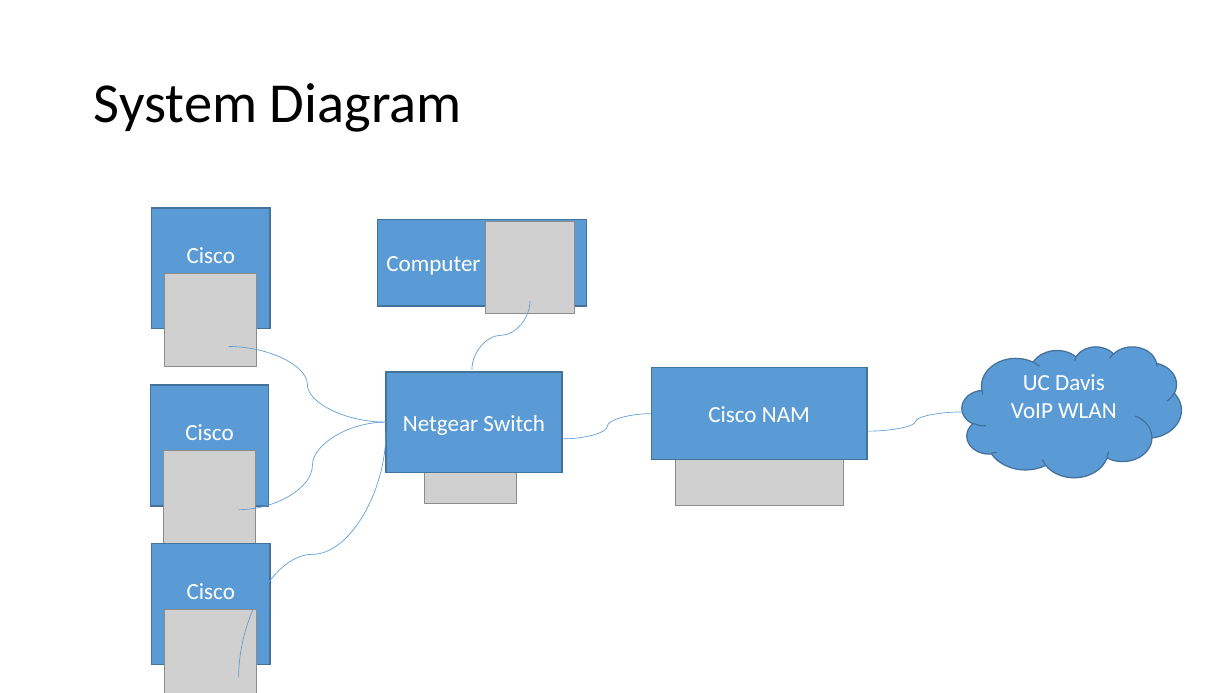
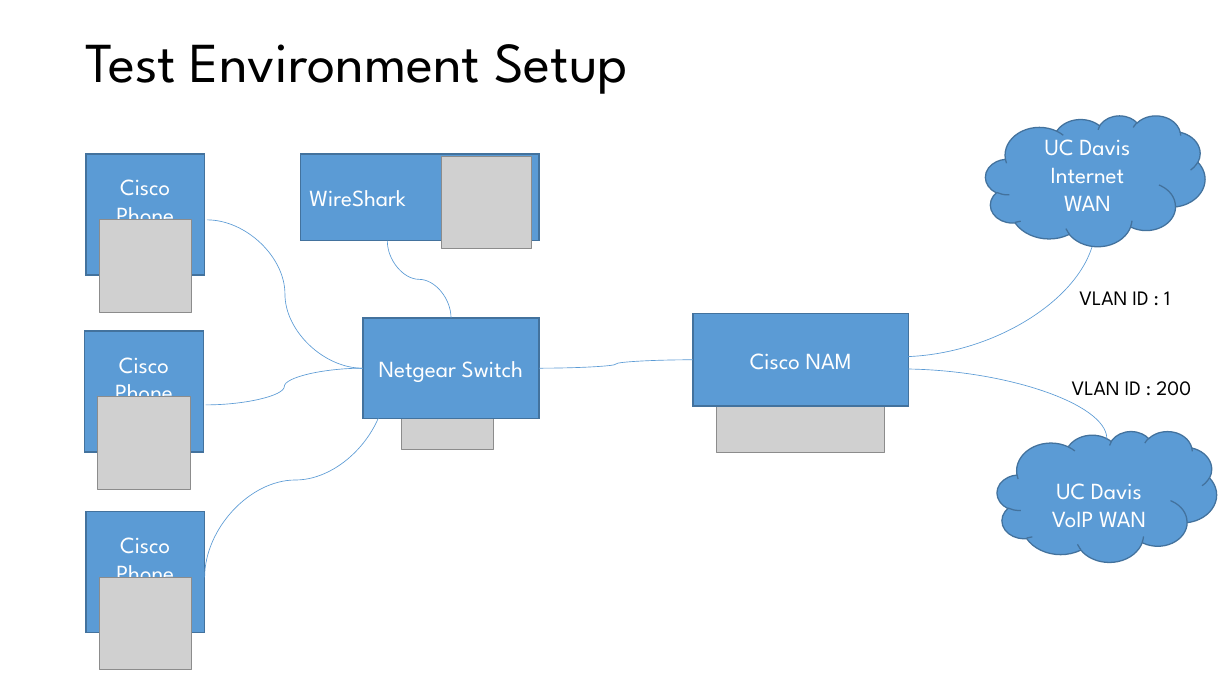
Before and after one commit to meongithub/ecs289M, a slide deck: slide 2 of weekly_dashboard/dashboard-04-20.pptx (slide 3 before the commit). Drawn at 1232x693 pixels with LibreOffice and Linux fonts; fonts in the diff are those of the drawing; grey boxes stand for pictures. Boxes give left, top, right and bottom in pixels: in the first picture for what was removed or moved away, otherwise in the second. Text is boxed around its words. In the diff, an @@ line names an element or a change of style, - is before the commit and + after.

```diff
--- a/weekly_dashboard/dashboard-04-20.pptx
+++ b/weekly_dashboard/dashboard-04-20.pptx
@@ title at <box>85,44,628,94</box>: text changed; font Calibri to League Spartan @@
-System Diagram
+Test Environment Setup
@@ cloud added at <box>986,116,1206,247</box>, fill #5B9BD5, outline #43739E 1 pt, 18 pt, text #FFFFFF @@
+UC Davis Internet WAN
@@ rectangle "Cisco Phone": place and size @@
-rectangle "Cisco Phone" at <box>152,208,270,329</box>
+rectangle "Cisco Phone" at <box>86,154,204,275</box>
@@ rectangle "WireShark": place and size @@
-rectangle "WireShark" at <box>377,219,586,306</box>
+rectangle "WireShark" at <box>300,154,539,241</box>
@@ picture added at <box>442,156,531,249</box> @@
@@ text in rectangle at <box>309,190,405,207</box>: text changed; font Calibri to League Spartan @@
-Computer
+WireShark
@@ picture added at <box>99,220,191,312</box> @@
@@ curved line moved from (229, 347) - (386, 422) to (207, 220) - (363, 369) @@
@@ picture removed at <box>485,222,575,314</box> @@
@@ curved line moved from (869, 432) - (963, 412) to (899, 357) - (1095, 226) @@
@@ curved line moved from (531, 301) - (472, 370) to (387, 241) - (451, 318) @@
@@ picture removed at <box>165,274,257,366</box> @@
@@ text added at <box>1079,291,1170,305</box>, 16 pt, text #000000 @@
+VLAN ID : 1
@@ rectangle "Netgear Switch": place and size @@
-rectangle "Netgear Switch" at <box>386,372,563,472</box>
+rectangle "Netgear Switch" at <box>363,318,540,419</box>
@@ rectangle "Cisco NAM": place and size @@
-rectangle "Cisco NAM" at <box>652,368,867,460</box>
+rectangle "Cisco NAM" at <box>693,313,909,406</box>
@@ font Calibri to League Spartan in 5 elements at <box>363,318,540,419</box>, <box>86,512,204,633</box>, <box>693,313,909,406</box>, <box>86,154,204,275</box>, <box>85,331,203,452</box> @@
@@ rectangle "Cisco Phone": place and size @@
-rectangle "Cisco Phone" at <box>151,385,269,506</box>
+rectangle "Cisco Phone" at <box>85,331,203,452</box>
@@ picture added at <box>402,357,494,449</box> @@
@@ curved line moved from (238, 677) - (386, 432) to (204, 578) - (386, 383) @@
@@ curved line moved from (238, 510) - (386, 422) to (206, 405) - (363, 369) @@
@@ curved line moved from (564, 439) - (652, 414) to (539, 369) - (693, 360) @@
@@ curved line added from (901, 369) to (1107, 439), #5B9BD5 0.5 pt @@
@@ text added at <box>1072,381,1191,395</box>, 16 pt, text #000000 @@
+VLAN ID : 200
@@ picture added at <box>98,397,190,490</box> @@
@@ picture removed at <box>425,411,518,504</box> @@
@@ picture: place and size @@
-picture at <box>676,455,844,506</box>
+picture at <box>717,400,885,452</box>
@@ cloud "UC Davis VoIP WAN": place and size @@
-cloud "UC Davis VoIP WAN" at <box>962,347,1182,478</box>
+cloud "UC Davis VoIP WAN" at <box>997,432,1217,563</box>
@@ cloud "UC Davis VoIP WAN" at <box>997,432,1217,563</box>: vertical alignment middle to bottom @@
@@ picture removed at <box>164,451,256,543</box> @@
@@ text in cloud at <box>1052,483,1146,527</box>: text changed; font Calibri to League Spartan @@
-UC Davis VoIP WLAN
+UC Davis VoIP WAN
@@ rectangle "Cisco Phone": place and size @@
-rectangle "Cisco Phone" at <box>152,543,270,665</box>
+rectangle "Cisco Phone" at <box>86,512,204,633</box>
@@ picture added at <box>99,578,191,670</box> @@
@@ picture removed at <box>165,609,257,693</box> @@
```
Also in this commit, not shown: 2 other slides changed, 1 slide added, 1 other file.
